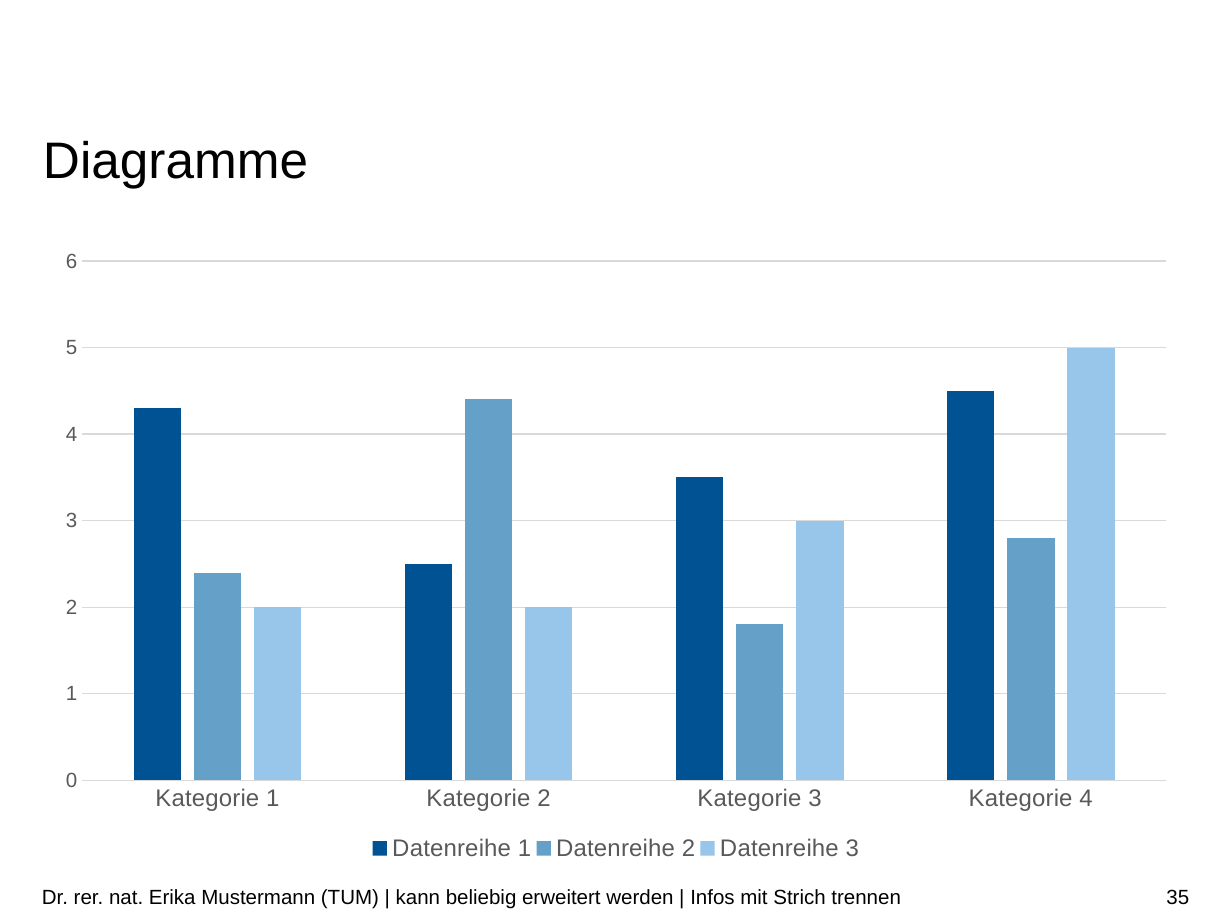
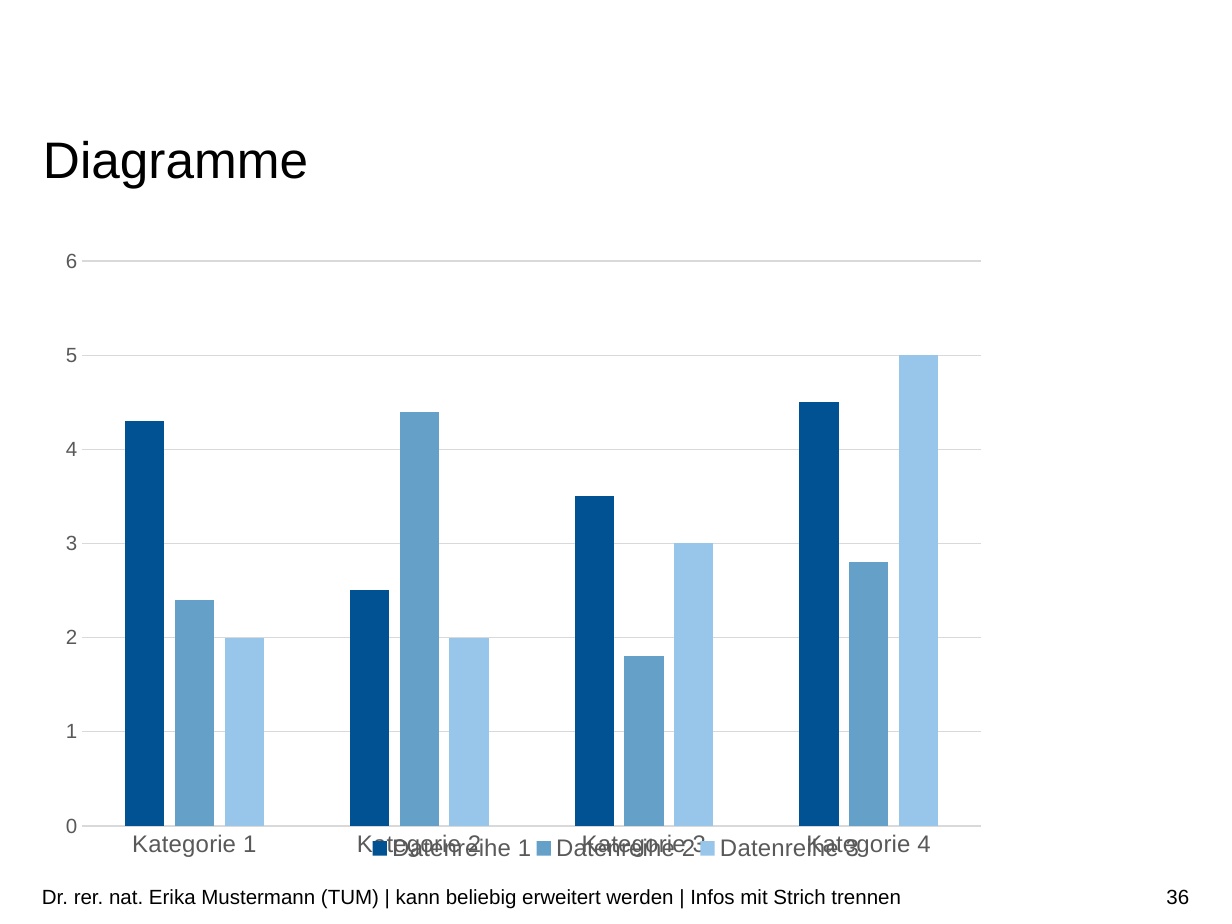
Before and after one commit to Tom-Huang/visual_navigation, a slide deck: slide 36 of Indirect Visual Odometry with Optical Flow.pptx (slide 35 before the commit). Drawn at 1232x924 pixels with LibreOffice and Linux fonts; fonts in the diff are those of the drawing; background and template pictures are left out. Boxes give left, top, right and bottom in pixels: in the first picture for what was removed or moved away, otherwise in the second. Text is boxed around its words. In the diff, an @@ line names an element or a change of style, - is before the commit and + after.

```diff
--- a/Indirect Visual Odometry with Optical Flow.pptx
+++ b/Indirect Visual Odometry with Optical Flow.pptx
@@ column chart at [43, 238, 1190, 871] @@
@@ legend changed @@
@@ category axis changed @@
@@ value axis changed @@
@@ page number at [1166, 889, 1189, 905]: text changed @@
-35
+36
```
Also in this commit, not shown: 19 other slides changed, 2 slides added, 1 slide removed, 2 other files.
